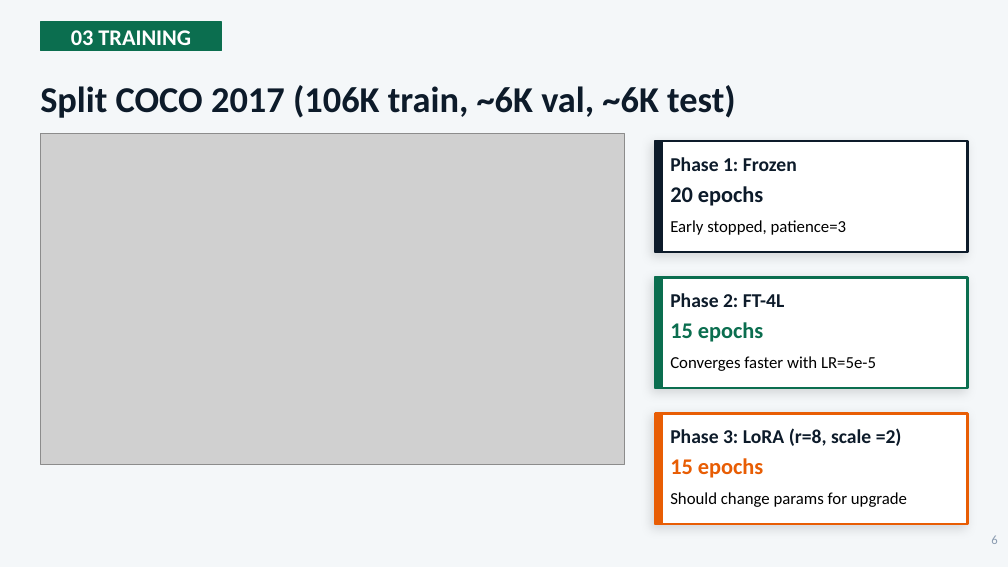
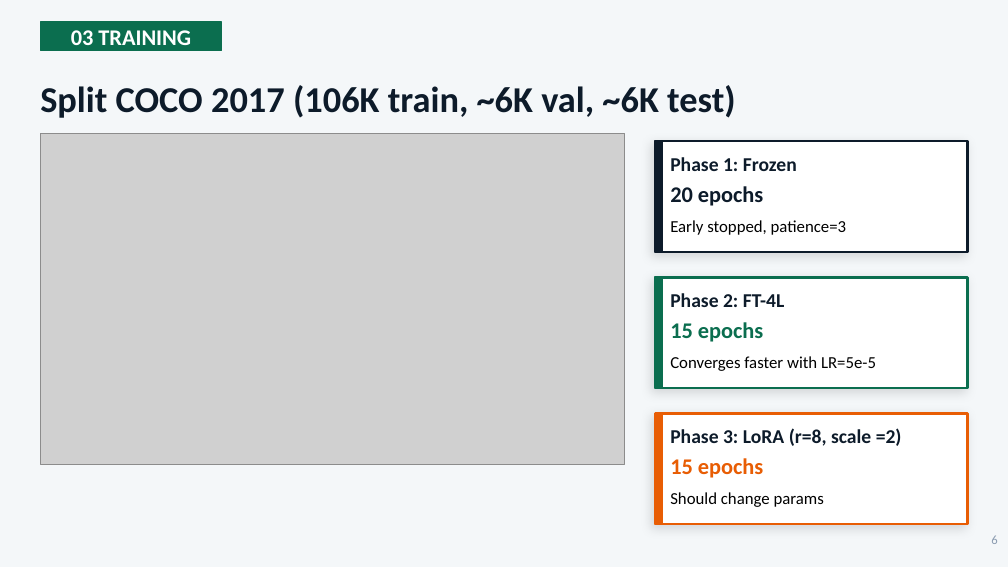
Before and after one commit to lequo-neu/Generative_Project, a slide deck: slide 6 of reports/Generative_Presentation_Group8.pptx. Drawn at 1008x567 pixels with LibreOffice and Linux fonts; fonts in the diff are those of the drawing; grey boxes stand for pictures. Boxes give left, top, right and bottom in pixels: in the first picture for what was removed or moved away, otherwise in the second. Text is boxed around its words. In the diff, an @@ line names an element or a change of style, - is before the commit and + after.

```diff
--- a/reports/Generative_Presentation_Group8.pptx
+++ b/reports/Generative_Presentation_Group8.pptx
@@ text at (x1=670, y1=492, x2=824, y2=507): text changed @@
-Should change params for upgrade
+Should change params
```
Also in this commit, not shown: 4 other slides changed, 14 other files.
